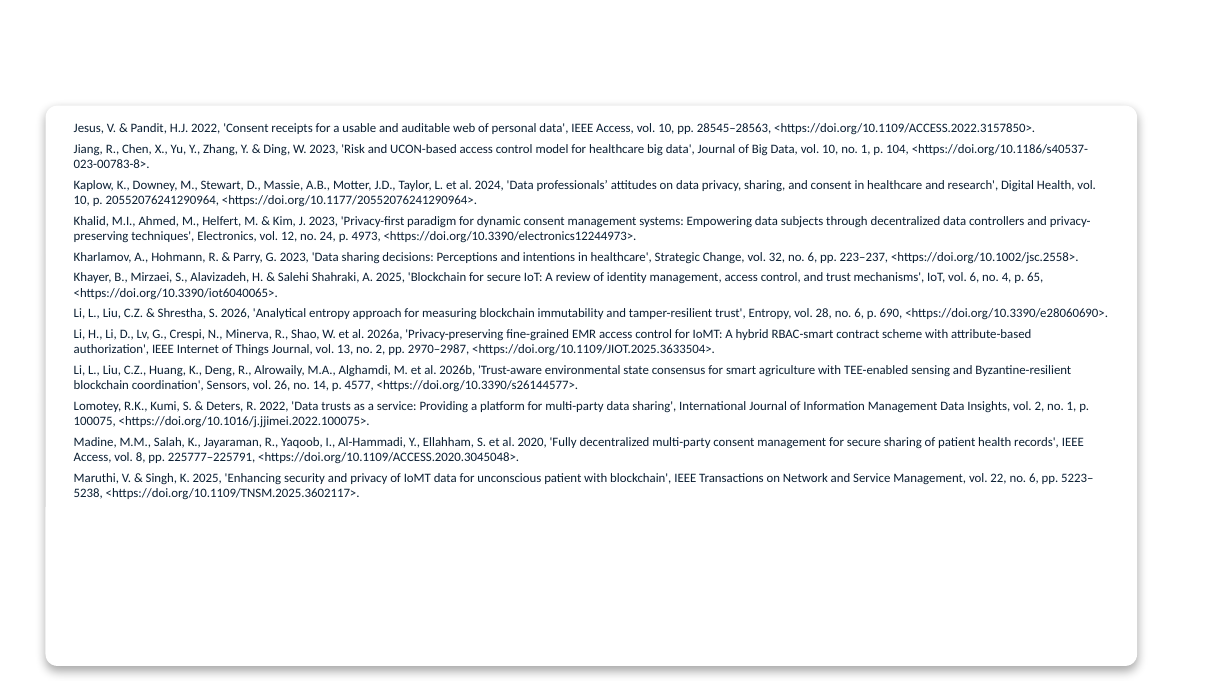
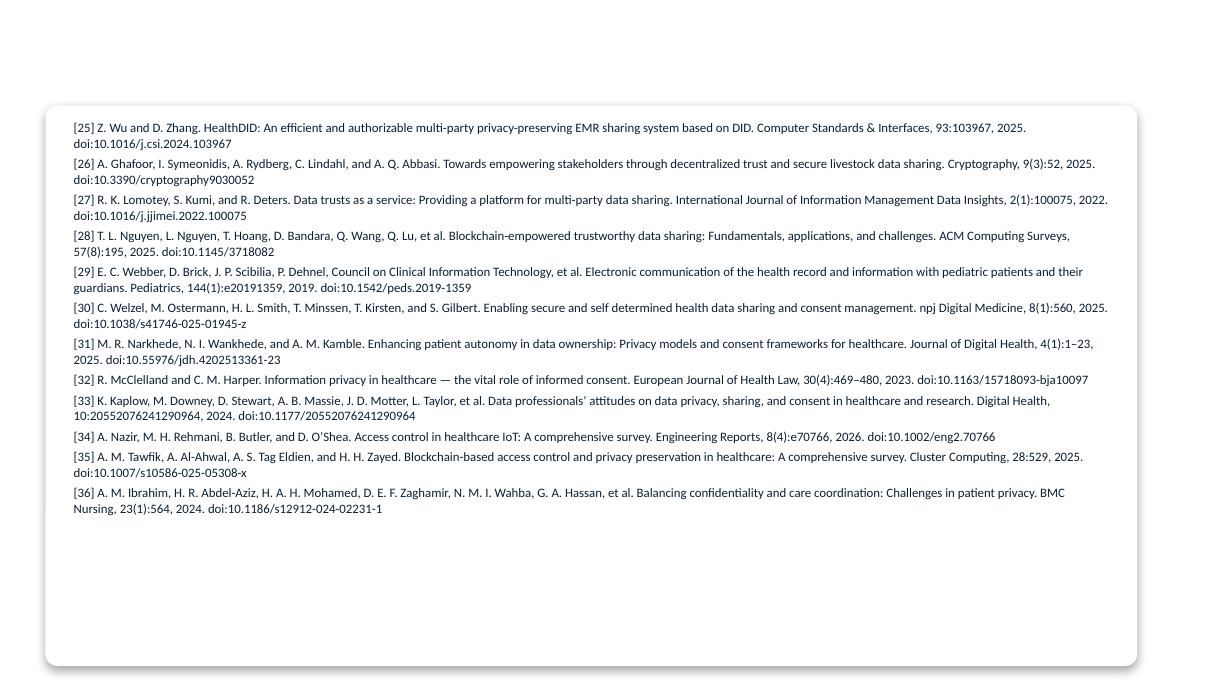
Before and after one commit to yasir12345678900/HealthRWA-Sepolia-Personal-try, a slide deck: slide 42 of docs/Yasir_Candidature_Reassessment_Slides_Simple.pptx. Drawn at 1232x693 pixels with LibreOffice and Linux fonts; fonts in the diff are those of the drawing; background and template pictures are left out. Boxes give left, top, right and bottom in pixels: in the first picture for what was removed or moved away, otherwise in the second. Text is boxed around its words. In the diff, an @@ line names an element or a change of style, - is before the commit and + after.

```diff
--- a/docs/Yasir_Candidature_Reassessment_Slides_Simple.pptx
+++ b/docs/Yasir_Candidature_Reassessment_Slides_Simple.pptx
@@ text at [74,122,1108,516]: text changed @@
-Jesus, V. & Pandit, H.J. 2022, 'Consent receipts for a usable and auditable web of personal data', IEEE Access, vol. 10, pp. 28545–28563, <https://doi.org/10.1109/ACCESS.2022.3157850>.
-Jiang, R., Chen, X., Yu, Y., Zhang, Y. & Ding, W. 2023, 'Risk and UCON-based access control model for healthcare big data', Journal of Big Data, vol. 10, no. 1, p. 104, <https://doi.org/10.1186/s40537-023-00783-8>.
-Kaplow, K., Downey, M., Stewart, D., Massie, A.B., Motter, J.D., Taylor, L. et al. 2024, 'Data professionals’ attitudes on data privacy, sharing, and consent in healthcare and research', Digital Health, vol. 10, p. 20552076241290964, <https://doi.org/10.1177/20552076241290964>.
-Khalid, M.I., Ahmed, M., Helfert, M. & Kim, J. 2023, 'Privacy-first paradigm for dynamic consent management systems: Empowering data subjects through decentralized data controllers and privacy-preserving techniques', Electronics, vol. 12, no. 24, p. 4973, <https://doi.org/10.3390/electronics12244973>.
-Kharlamov, A., Hohmann, R. & Parry, G. 2023, 'Data sharing decisions: Perceptions and intentions in healthcare', Strategic Change, vol. 32, no. 6, pp. 223–237, <https://doi.org/10.1002/jsc.2558>.
-Khayer, B., Mirzaei, S., Alavizadeh, H. & Salehi Shahraki, A. 2025, 'Blockchain for secure IoT: A review of identity management, access control, and trust mechanisms', IoT, vol. 6, no. 4, p. 65, <https://doi.org/10.3390/iot6040065>.
-Li, L., Liu, C.Z. & Shrestha, S. 2026, 'Analytical entropy approach for measuring blockchain immutability and tamper-resilient trust', Entropy, vol. 28, no. 6, p. 690, <https://doi.org/10.3390/e28060690>.
-Li, H., Li, D., Lv, G., Crespi, N., Minerva, R., Shao, W. et al. 2026a, 'Privacy-preserving fine-grained EMR access control for IoMT: A hybrid RBAC-smart contract scheme with attribute-based authorization', IEEE Internet of Things Journal, vol. 13, no. 2, pp. 2970–2987, <https://doi.org/10.1109/JIOT.2025.3633504>.
-Li, L., Liu, C.Z., Huang, K., Deng, R., Alrowaily, M.A., Alghamdi, M. et al. 2026b, 'Trust-aware environmental state consensus for smart agriculture with TEE-enabled sensing and Byzantine-resilient blockchain coordination', Sensors, vol. 26, no. 14, p. 4577, <https://doi.org/10.3390/s26144577>.
-Lomotey, R.K., Kumi, S. & Deters, R. 2022, 'Data trusts as a service: Providing a platform for multi-party data sharing', International Journal of Information Management Data Insights, vol. 2, no. 1, p. 100075, <https://doi.org/10.1016/j.jjimei.2022.100075>.
-Madine, M.M., Salah, K., Jayaraman, R., Yaqoob, I., Al-Hammadi, Y., Ellahham, S. et al. 2020, 'Fully decentralized multi-party consent management for secure sharing of patient health records', IEEE Access, vol. 8, pp. 225777–225791, <https://doi.org/10.1109/ACCESS.2020.3045048>.
-Maruthi, V. & Singh, K. 2025, 'Enhancing security and privacy of IoMT data for unconscious patient with blockchain', IEEE Transactions on Network and Service Management, vol. 22, no. 6, pp. 5223–5238, <https://doi.org/10.1109/TNSM.2025.3602117>.
+[25] Z. Wu and D. Zhang. HealthDID: An efficient and authorizable multi-party privacy-preserving EMR sharing system based on DID. Computer Standards & Interfaces, 93:103967, 2025. doi:10.1016/j.csi.2024.103967
+[26] A. Ghafoor, I. Symeonidis, A. Rydberg, C. Lindahl, and A. Q. Abbasi. Towards empowering stakeholders through decentralized trust and secure livestock data sharing. Cryptography, 9(3):52, 2025. doi:10.3390/cryptography9030052
+[27] R. K. Lomotey, S. Kumi, and R. Deters. Data trusts as a service: Providing a platform for multi-party data sharing. International Journal of Information Management Data Insights, 2(1):100075, 2022. doi:10.1016/j.jjimei.2022.100075
+[28] T. L. Nguyen, L. Nguyen, T. Hoang, D. Bandara, Q. Wang, Q. Lu, et al. Blockchain-empowered trustworthy data sharing: Fundamentals, applications, and challenges. ACM Computing Surveys, 57(8):195, 2025. doi:10.1145/3718082
+[29] E. C. Webber, D. Brick, J. P. Scibilia, P. Dehnel, Council on Clinical Information Technology, et al. Electronic communication of the health record and information with pediatric patients and their guardians. Pediatrics, 144(1):e20191359, 2019. doi:10.1542/peds.2019-1359
+[30] C. Welzel, M. Ostermann, H. L. Smith, T. Minssen, T. Kirsten, and S. Gilbert. Enabling secure and self determined health data sharing and consent management. npj Digital Medicine, 8(1):560, 2025. doi:10.1038/s41746-025-01945-z
+[31] M. R. Narkhede, N. I. Wankhede, and A. M. Kamble. Enhancing patient autonomy in data ownership: Privacy models and consent frameworks for healthcare. Journal of Digital Health, 4(1):1–23, 2025. doi:10.55976/jdh.4202513361-23
+[32] R. McClelland and C. M. Harper. Information privacy in healthcare — the vital role of informed consent. European Journal of Health Law, 30(4):469–480, 2023. doi:10.1163/15718093-bja10097
+[33] K. Kaplow, M. Downey, D. Stewart, A. B. Massie, J. D. Motter, L. Taylor, et al. Data professionals’ attitudes on data privacy, sharing, and consent in healthcare and research. Digital Health, 10:20552076241290964, 2024. doi:10.1177/20552076241290964
+[34] A. Nazir, M. H. Rehmani, B. Butler, and D. O’Shea. Access control in healthcare IoT: A comprehensive survey. Engineering Reports, 8(4):e70766, 2026. doi:10.1002/eng2.70766
+[35] A. M. Tawfik, A. Al-Ahwal, A. S. Tag Eldien, and H. H. Zayed. Blockchain-based access control and privacy preservation in healthcare: A comprehensive survey. Cluster Computing, 28:529, 2025. doi:10.1007/s10586-025-05308-x
+[36] A. M. Ibrahim, H. R. Abdel-Aziz, H. A. H. Mohamed, D. E. F. Zaghamir, N. M. I. Wahba, G. A. Hassan, et al. Balancing confidentiality and care coordination: Challenges in patient privacy. BMC Nursing, 23(1):564, 2024. doi:10.1186/s12912-024-02231-1
```
Also in this commit, not shown: 5 other slides changed, 10 other files.
